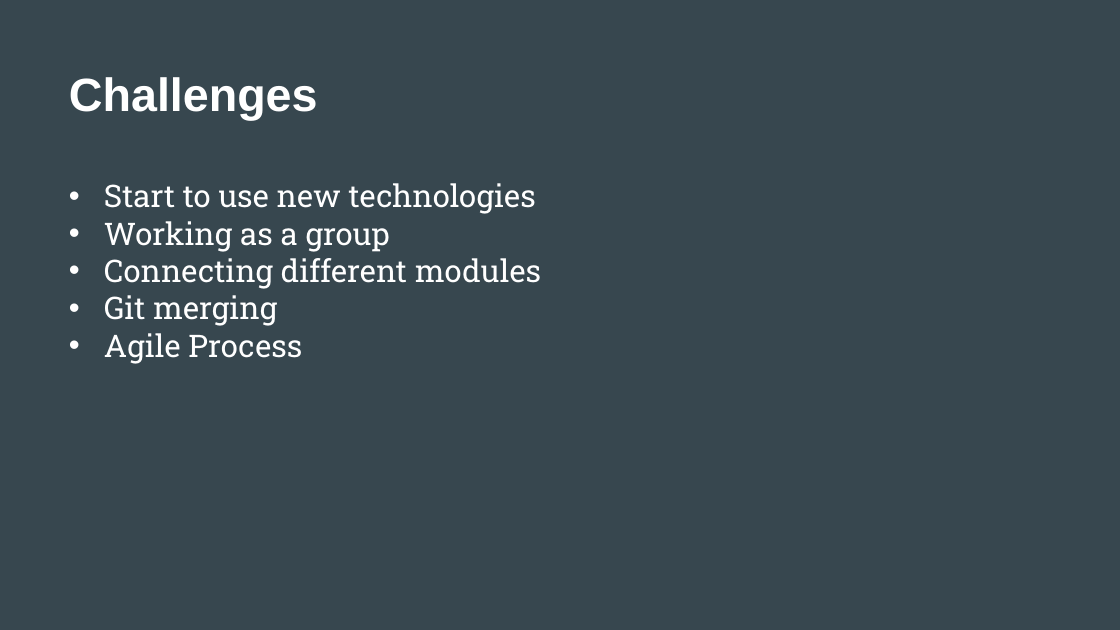
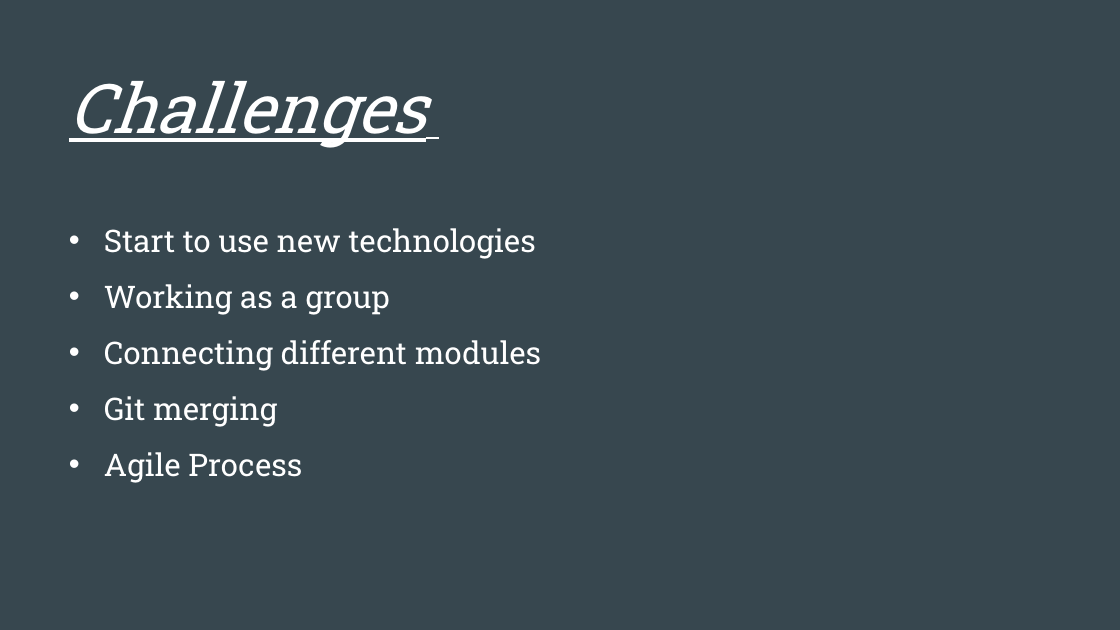
Before and after one commit to umitceylan/Visualizr, a slide deck: slide 5 of Documentation/SlugSoft_Visualizr Final Presentation .pptx. Drawn at 1120x630 pixels with LibreOffice and Linux fonts; fonts in the diff are those of the drawing. Boxes give left, top, right and bottom in pixels: in the first picture for what was removed or moved away, otherwise in the second. Text is boxed around its words. In the diff, an @@ line names an element or a change of style, - is before the commit and + after.

```diff
--- a/Documentation/SlugSoft_Visualizr Final Presentation .pptx
+++ b/Documentation/SlugSoft_Visualizr Final Presentation .pptx
@@ text "Challenges" at (69, 81, 541, 483): size 30 to 44 pt, font Arial to Roboto Slab, bold off, italic on, underline on in "Challenges"; line spacing 1 to 1.5 @@
```
Also in this commit, not shown: 6 other slides changed, 4 other files.
